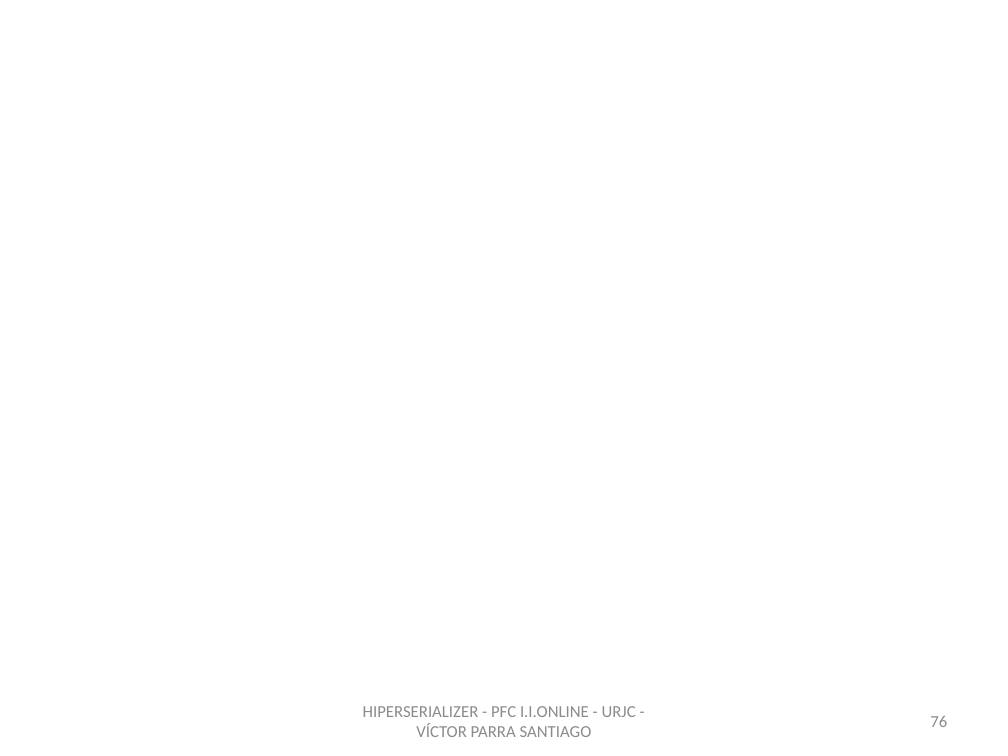
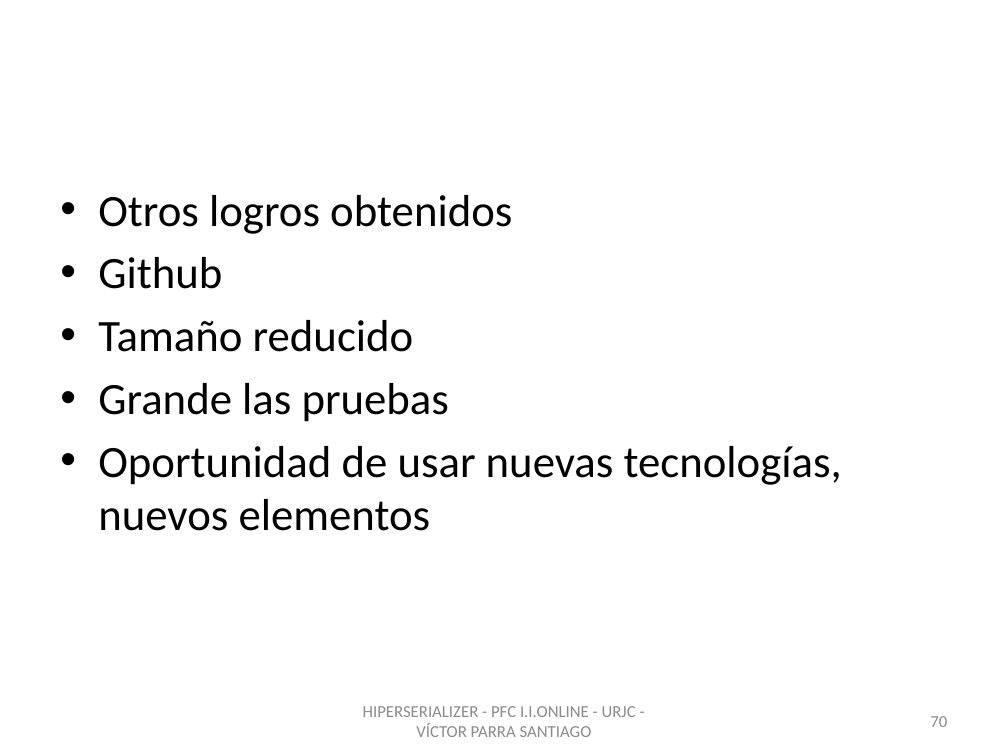
Before and after one commit to vitiparra/ProyectoFinDeCarrera, a slide deck: slide 70 of Memoria/PFC HiperSerializer.pptx (slide 76 before the commit). Drawn at 1008x756 pixels with LibreOffice and Linux fonts; fonts in the diff are those of the drawing; background and template pictures are left out. Boxes give left, top, right and bottom in pixels: in the first picture for what was removed or moved away, otherwise in the second. Text is boxed around its words. In the diff, an @@ line names an element or a change of style, - is before the commit and + after.

```diff
--- a/Memoria/PFC HiperSerializer.pptx
+++ b/Memoria/PFC HiperSerializer.pptx
@@ text added at [98, 195, 842, 531], 32 pt, text #000000 @@
+• Otros logros obtenidos
+• Github
+• Tamaño reducido
+• Grande las pruebas
+• Oportunidad de usar nuevas tecnologías, nuevos elementos
@@ page number at [930, 716, 947, 727]: text changed @@
-76
+70
```
Also in this commit, not shown: 17 other slides changed, 1 slide added.
